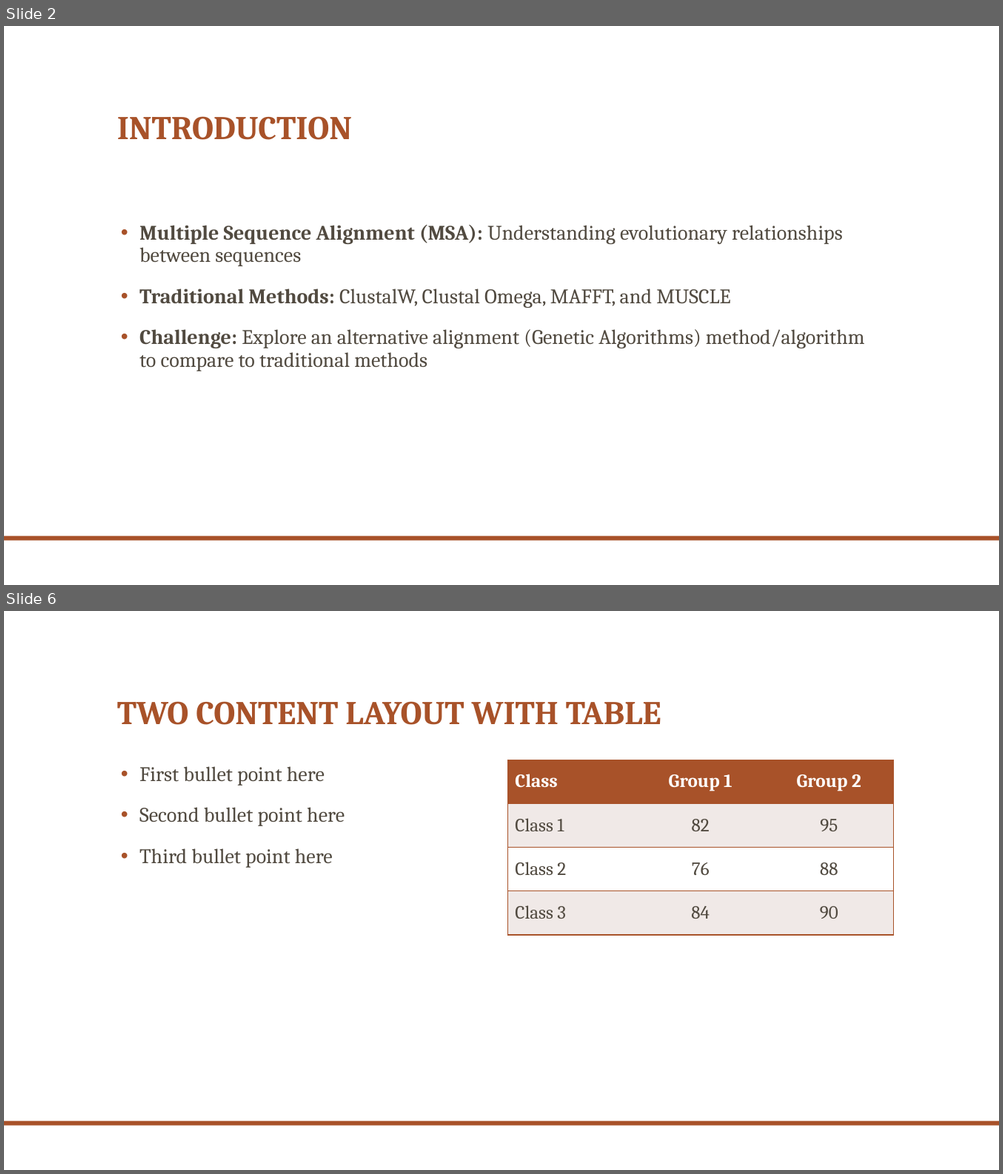
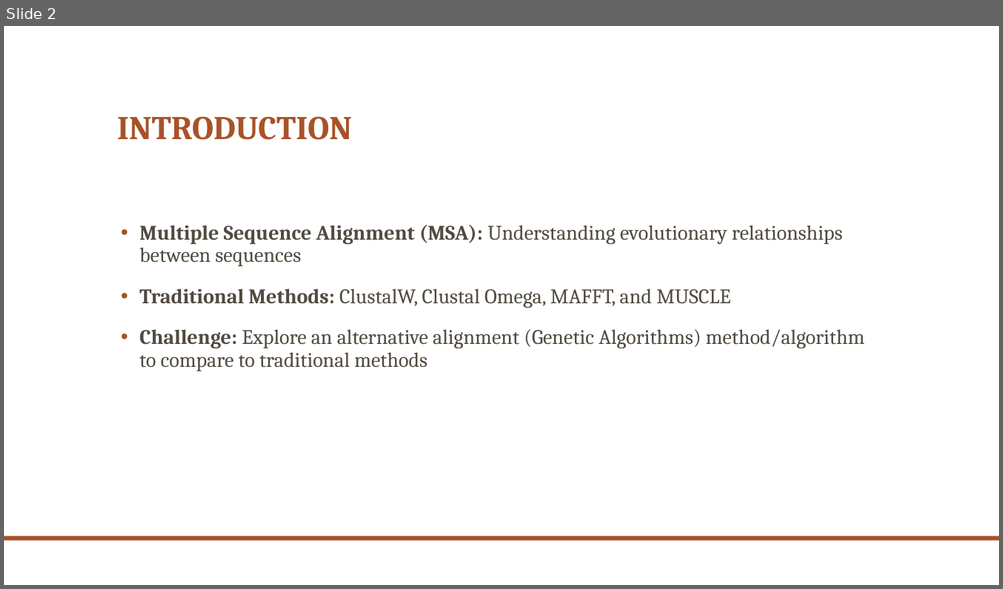
Before and after one commit to fredj5/Bioinformatics, a slide deck: project_slides.pptx. Shown one above the other, each under a label of ours: slides 2 and 6 before the commit, slide 2 after it; the slides between them are not shown. The pictures are 1003x1174 and 1003x589 pixels, drawn with LibreOffice and Linux fonts; fonts in the diff are those of the drawing; background and template pictures are left out. Boxes give left, top, right and bottom in pixels: in the first picture for what was removed or moved away, otherwise in the second. Text is boxed around its words. In the diff, an @@ line names an element or a change of style, - is before the commit and + after.

```diff
--- a/project_slides.pptx
+++ b/project_slides.pptx
@@ slide 6 removed at (4,611,999,1170), background picture (left out); not listed: 1 template element that a slide beside it also shows @@
@@ title removed at (117,701,661,725) @@
-TWO CONTENT LAYOUT WITH TABLE
@@ table removed at (508,760,893,936), 4 rows, 3 columns @@
-Class | Group 1 | Group 2
-Class 1 | 82 | 95
-Class 2 | 76 | 88
-Class 3 | 84 | 90
@@ text removed at (139,766,344,868) @@
-• First bullet point here
-• Second bullet point here
-• Third bullet point here
```
Also in this commit, not shown: 3 slides changed, 1 other slide removed, 3 other files.
